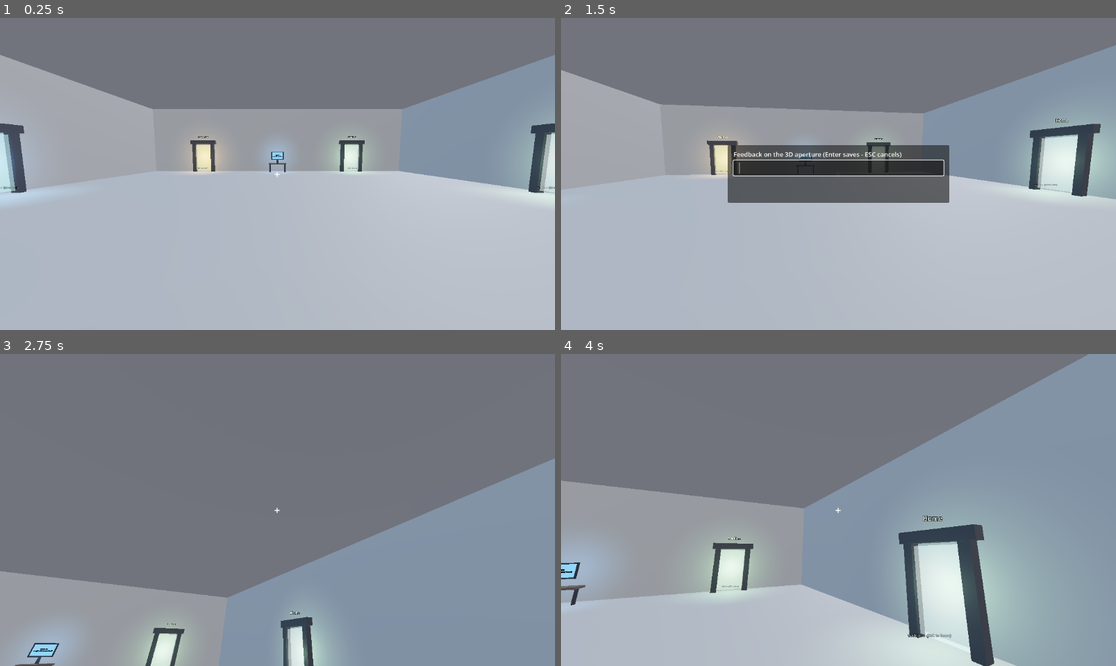
Above: before the commit, frames 1-4 (two rows, left to right).
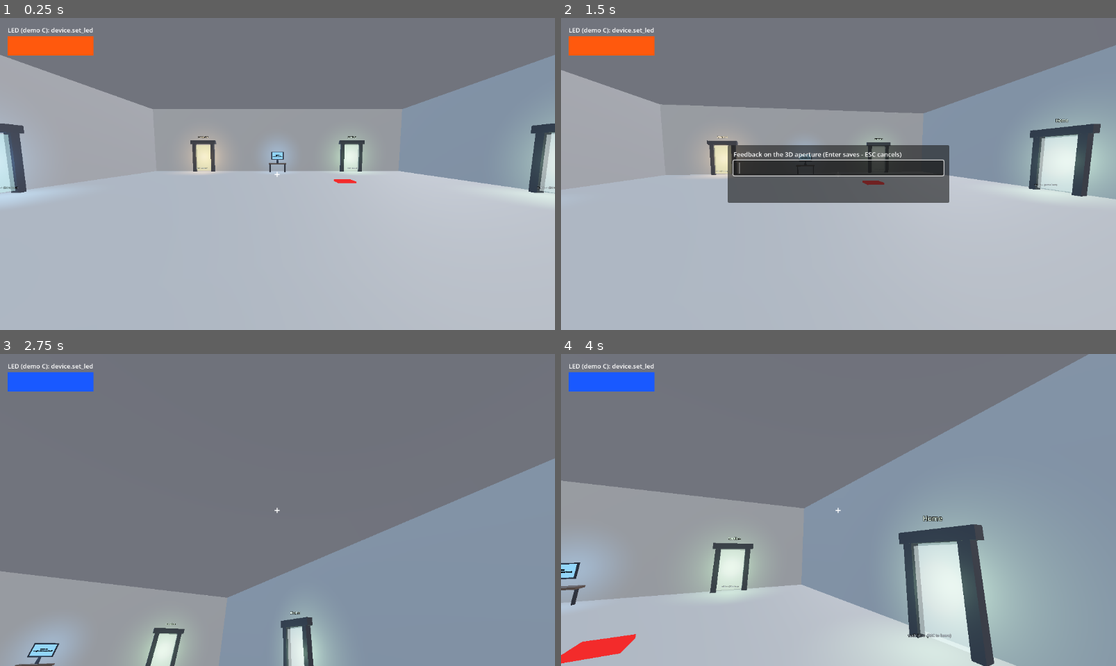
Above: after the commit, the same moments.

Repository: liamhodgsonhollingsworth/Resonance-Evolution
Game: Godot game, scene res://demo_interactions.tscn
The game is run twice, just before and just after one commit, with the same random seed, the same clock (stepped at 60 frames per second) and the same inputs. This scene is started directly instead of the project's main scene.
Inputs (mouse positions are in pixels of both pictures, inside the frame that each line leads up to):
- Up to frame 1 (0.25 s): no input
- Up to frame 2 (1.5 s): tap Enter at 0.5 s; move the mouse to (866, 174) at 0.52 s; hold W 0.53-1.25 s; tap F at 0.6 s; click (866, 174) at 0.67 s; tap Space at 0.77, 1.25 s; drag from (727, 189) to (810, 236) at 1.27 s
- Up to frame 3 (2.75 s): tap Enter at 2 s; move the mouse to (333, 441) at 2.02 s; hold D from 2.03 s (still down); tap X at 2.1 s
- Up to frame 4 (4 s): move the mouse to (832, 516) at 2.77 s; release D at 2.78 s; hold W from 2.78 s (still down); tap R at 2.85 s; click (832, 516) at 2.92 s; tap Space at 3.02, 3.77 s; move the mouse to (877, 513) at 3.52 s; tap 0 at 3.6 s

The runs differ from the first frame. In frame 1, 1.1% of the frame differs, in the area x 1-65%, y 3-54%; in frame 2, 1.1%; in frame 3, 1.1%; in frame 4, 1.7%, in the area x 0-17%, y 3-100%.
Error before the commit: Parse Error: Cannot infer the type of "renderer" variable because the value doesn't have a set type. (res://aperture/ui_action_renderer.gd:52)

Commit message:
fix(slice5): renderer compile-blocking type-inference bug (4/4 — demo verifies in real room)
load(path).new() is an untyped Variant, so `var renderer :=` failed to infer a
type and BLOCKED COMPILATION of ui_action_renderer.gd — which cascaded to
mount()/is_mounted() being unresolved on the demo controller. This was the
3/4-WIP-rescue crash: the headless_demo_interactions_test.gd got past the guard
+ ui.* isolation sections then hit the parse error the moment it touched the
mounted renderer. Explicit `var renderer: Node =` compiles.

With the fix, headless_demo_interactions_test.gd = RESULT: ALL PASS in the REAL
mounted Aperture3D room (#049): demo A button->dialogue reaches the mounted
overlay; demo B area->menu opens/closes on Sensor proximity; demo C band->
BRAIN->device.set_led maps warm/cool through the same wires; the register_host
builtin-shadow guard refuses "log"; connection-isolated-failure + malformed-args
-no-op all pass.

Co-Authored-By: Claude Opus 4.8 <noreply@anthropic.com>

Diff:
--- a/godot/aperture/ui_action_renderer.gd
+++ b/godot/aperture/ui_action_renderer.gd
@@ -49,7 +49,9 @@
 	var layer := CanvasLayer.new()
 	layer.name = OVERLAY_NAME
 	layer.layer = 48   # below the GraphPanel overlay (64), above the room HUD
-	var renderer := load("res://aperture/ui_action_renderer.gd").new()
+	# NOT `:=` — load(path).new() is an untyped Variant (load() returns a Resource/Variant), so `:=`
+	# fails to infer a type and BLOCKS COMPILATION ("Cannot infer the type of 'renderer'"). Explicit Node.
+	var renderer: Node = load("res://aperture/ui_action_renderer.gd").new()
 	renderer.name = "UiActionRenderer"
 	layer.add_child(renderer)
 
